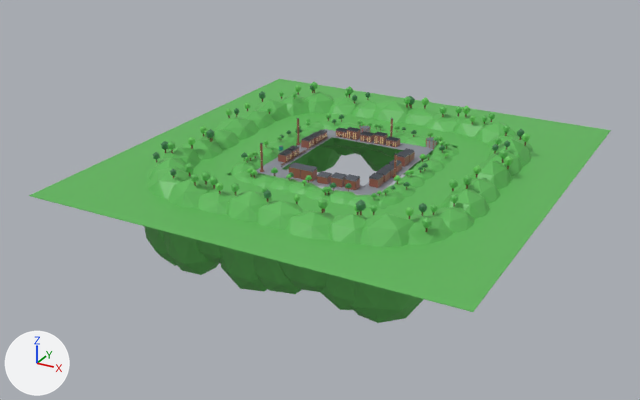
The FBX model assets/cat-cafe/exports/CatCafe_Sewer_Backdrop.fbx as it was, and as the next commit left it.
Rendered twice from a 50 mm lens placed at (7.65, -15.2, 6.5), pointed at (-0.41, -0.54, -0.83). The lights are fixed; the arrows at lower left show +X, +Y and +Z. The older version comes first. Where no turn or scale is listed for an object, it has been applied to the vertices.

Objects in the first picture: 'CatCafe_Sewer_Backdrop', 'CatCafe_Sewer_Backdrop_Ground', 'CatCafe_Sewer_Backdrop_Hills', 'CatCafe_Sewer_Backdrop_HillsFar', 'CatCafe_Sewer_Backdrop_Road' and 1 more.
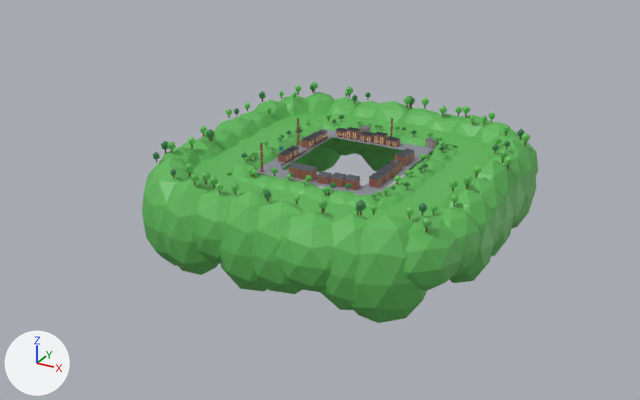
Changed parts and their boxes [x1, y1, x2, y2] in the pictures (640 x 400 px):
'CatCafe_Sewer_Backdrop_Ground', reshaped
    before: [29, 79, 611, 312]
    after: [192, 113, 491, 219]

What changed in the scene script:
```text
Change me_catcafe_sewer_backdrop_ground:
    used by ob_catcafe_sewer_backdrop_ground; location = (0.0, 0.0, 0.0)
    remove me_catcafe_sewer_backdrop_ground.from_pydata(...)  # 24 vertices, 24 faces; spans x -4.3..4.3, y -4.6..4.3, z -0.01..0.0
    add me_catcafe_sewer_backdrop_ground.from_pydata(...)  # 1040 vertices, 2080 faces; spans x -3.14..3.14, y -3.45..3.14, z -0.01..0.0
    me_catcafe_sewer_backdrop_ground part 1: 16 vertices removed from x -4.3..4.3, y -4.6..4.3, z -0.01..0.0; 1032 vertices added at x -3.14..3.14, y -3.45..3.14, z -0.01..0.0
```
